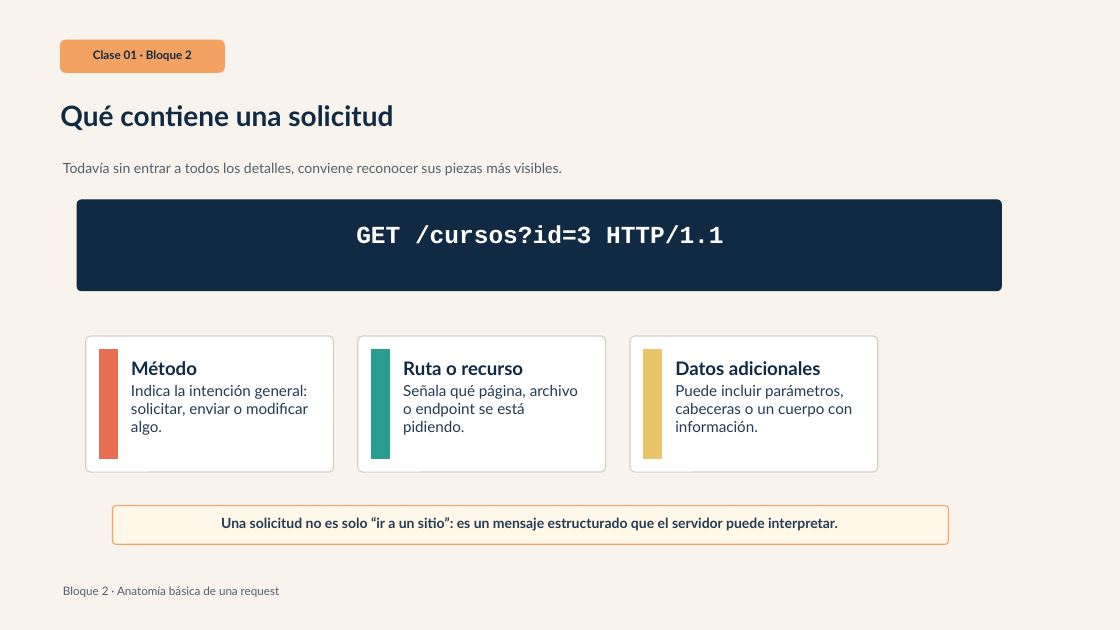
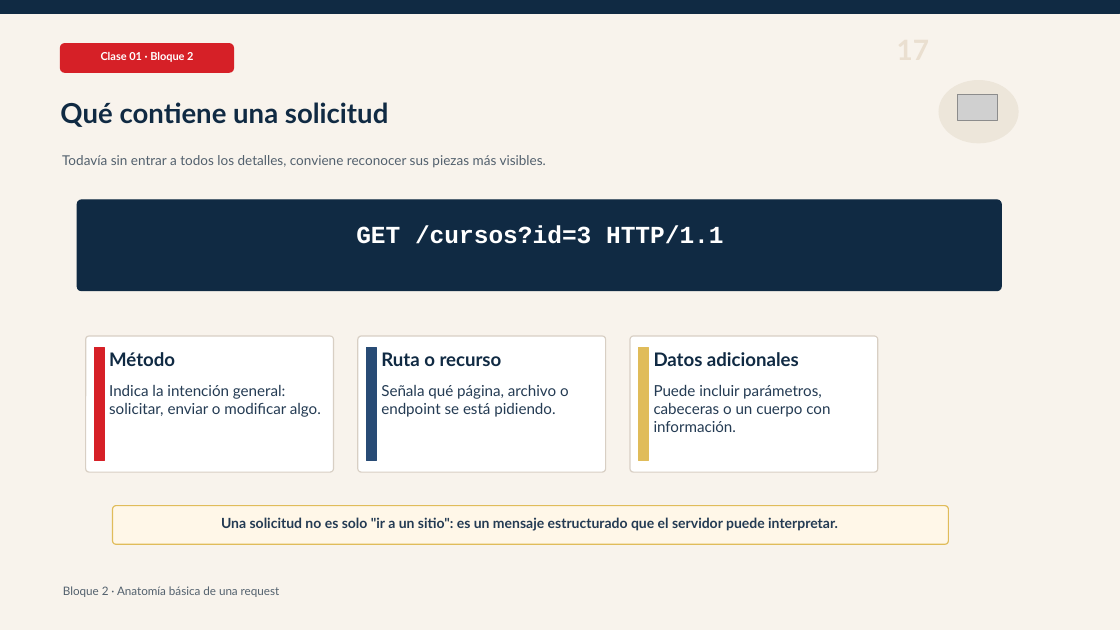
Before and after one commit to Dieg0Code/PRO301_Taller_de_Aplicaciones_para_Internet, a slide deck: slide 17 of clases/semana-01/01/ppt/Clase-01-Bloque-1-La-Web-No-Es-Magia.pptx. Drawn at 1120x630 pixels with LibreOffice and Linux fonts; fonts in the diff are those of the drawing; grey boxes stand for pictures. Boxes give left, top, right and bottom in pixels: in the first picture for what was removed or moved away, otherwise in the second. Text is boxed around its words. In the diff, an @@ line names an element or a change of style, - is before the commit and + after.

```diff
--- a/clases/semana-01/01/ppt/Clase-01-Bloque-1-La-Web-No-Es-Magia.pptx
+++ b/clases/semana-01/01/ppt/Clase-01-Bloque-1-La-Web-No-Es-Magia.pptx
@@ rectangle added at [0, 0, 1120, 13], fill #102A43, outline #102A43 1 pt @@
@@ rounded rectangle: place and size @@
-rounded rectangle at [60, 40, 224, 72]
+rounded rectangle at [60, 44, 234, 72]
@@ rounded rectangle at [60, 44, 234, 72]: fill #F4A261 to #D62027; outline #F4A261 1 pt to #D62027 1 pt; proportions changed @@
@@ text "Clase 01 · Bloque 2" at [101, 52, 193, 62]: size 10 to 9.4 pt, text colour #102A43 to #FFFFFF @@
@@ text "Qué contiene una solicitud" at [60, 102, 388, 127]: size 24 to 23.6 pt @@
@@ ellipse added at [939, 81, 1018, 143], fill #EDE6DA, outline #EDE6DA 1 pt @@
@@ picture added at [958, 95, 998, 120] @@
@@ text "Todavía sin entrar a todos ..." at [62, 155, 546, 168]: size 12 to 11.6 pt @@
@@ rectangle: place and size @@
-rectangle at [99, 350, 118, 459]
+rectangle at [94, 348, 104, 460]
@@ rectangle at [94, 348, 104, 460]: fill #E76F51 to #D62027; outline #E76F51 1 pt to #D62027 1 pt @@
@@ text "Método": place and size @@
-text "Método" at [131, 361, 197, 375]
+text "Método" at [109, 352, 175, 366]
@@ rectangle: place and size @@
-rectangle at [371, 350, 390, 459]
+rectangle at [366, 348, 376, 460]
@@ rectangle at [366, 348, 376, 460]: fill #2A9D8F to #284B75; outline #2A9D8F 1 pt to #284B75 1 pt @@
@@ text "Ruta o recurso": place and size @@
-text "Ruta o recurso" at [403, 361, 523, 375]
+text "Ruta o recurso" at [381, 352, 502, 366]
@@ proportions changed in 3 elements at [86, 336, 334, 472], [358, 336, 606, 472], [630, 336, 878, 472] @@
@@ rectangle: place and size @@
-rectangle at [644, 350, 662, 459]
+rectangle at [639, 348, 649, 460]
@@ rectangle at [639, 348, 649, 460]: fill #E9C46A to #E0BC5A; outline #E9C46A 1 pt to #E0BC5A 1 pt @@
@@ text "Datos adicionales": place and size @@
-text "Datos adicionales" at [675, 361, 821, 375]
+text "Datos adicionales" at [654, 352, 799, 366]
@@ text "Indica la intención general: solicitar, ..." rewrapped from [131, 385, 308, 435] to [109, 385, 321, 417] @@
@@ text "Señala qué página, archivo o ..." rewrapped from [403, 385, 578, 435] to [381, 385, 569, 417] @@
@@ text "Puede incluir parámetros, cabeceras o ...": place and size @@
-text "Puede incluir parámetros, cabeceras o ..." at [675, 385, 852, 432]
+text "Puede incluir parámetros, cabeceras o ..." at [654, 385, 830, 432]
@@ rounded rectangle at [113, 506, 949, 544]: outline #F4A261 1 pt to #E0BC5A 1 pt @@
@@ text at [221, 517, 838, 531]: text changed @@
-Una solicitud no es solo “ir a un sitio”: es un mensaje estructurado que el servidor puede interpretar.
+Una solicitud no es solo "ir a un sitio": es un mensaje estructurado que el servidor puede interpretar.
```
Also in this commit, not shown: 57 other slides changed, 3 slides added, 2 slides removed, 26 other files.
